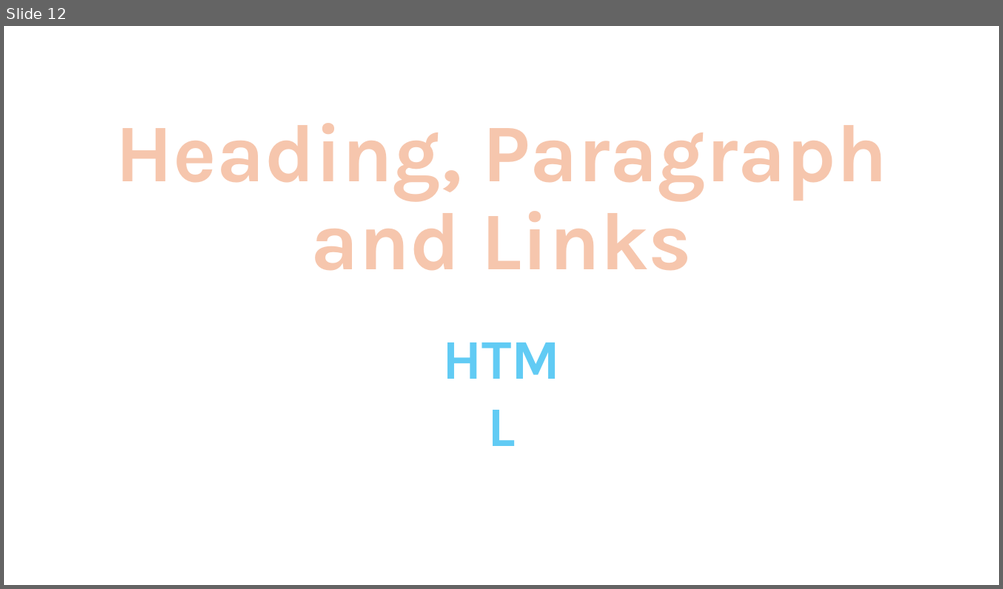
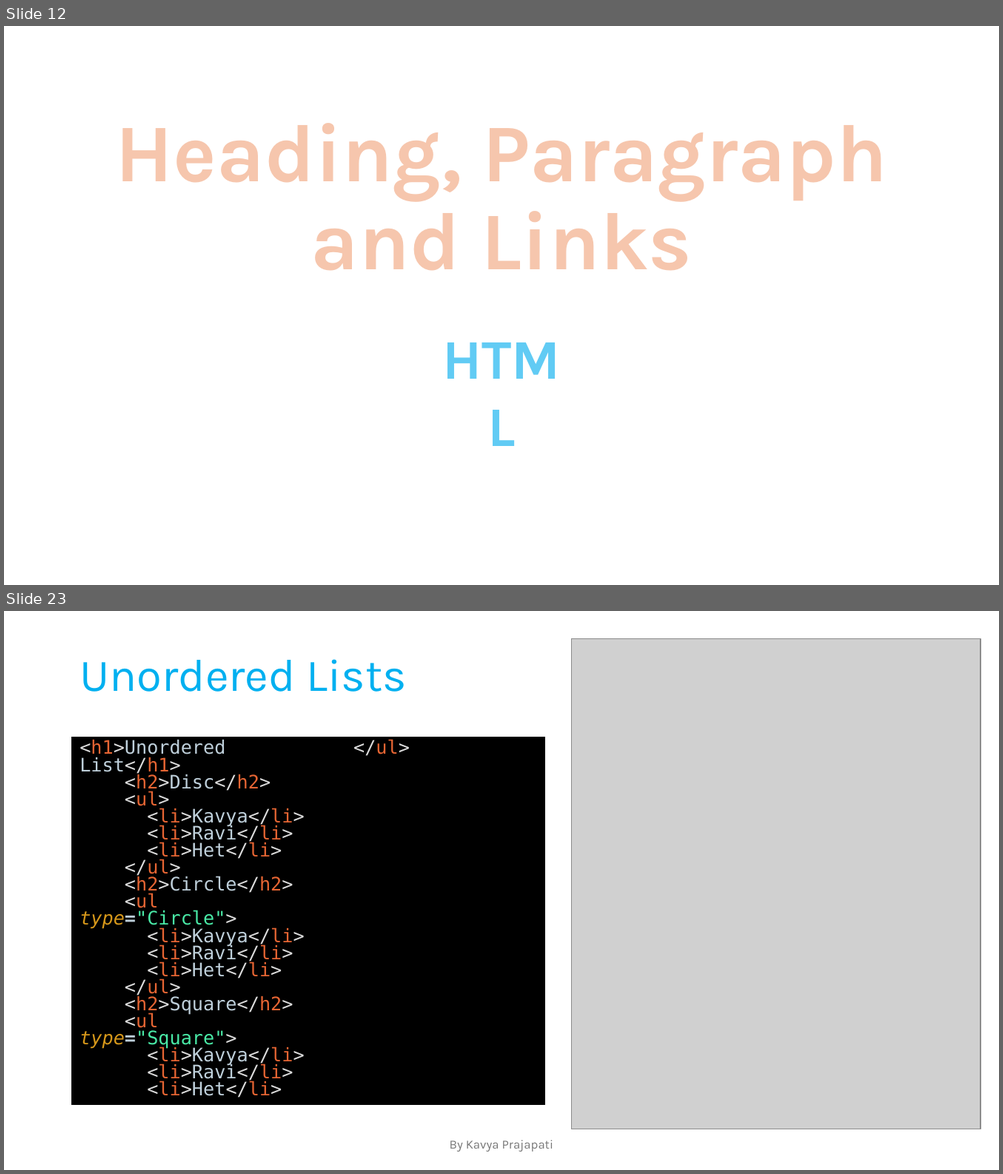
Before and after one commit to prajapati-satyam/Web-Development, a slide deck: Notes.pptx. Shown one above the other, each under a label of ours: slide 12 before the commit, slides 12 and 23 after it; the slides between them are not shown. The pictures are 1003x589 and 1003x1174 pixels, drawn with LibreOffice and Linux fonts; fonts in the diff are those of the drawing; grey boxes stand for pictures. Boxes give left, top, right and bottom in pixels: in the first picture for what was removed or moved away, otherwise in the second. Text is boxed around its words. In the diff, an @@ line names an element or a change of style, - is before the commit and + after.

```diff
--- a/Notes.pptx
+++ b/Notes.pptx
@@ slide 23 added at box(4, 611, 999, 1170), background #FFFFFF @@
@@ picture added at box(571, 638, 980, 1130) @@
@@ title added at box(79, 659, 407, 692), 44 pt, text #00B0F0 @@
+Unordered Lists
@@ rectangle added at box(73, 738, 545, 1105), fill #000000, outline #000000 1.5 pt, 18 pt, text #DCDCDC @@
+<h1>Unordered List</h1>
+<h2>Disc</h2>
+<ul>
+<li>Kavya</li>
+<li>Ravi</li>
+<li>Het</li>
+</ul>
+<h2>Circle</h2>
+<ul type="Circle">
+<li>Kavya</li>
+<li>Ravi</li>
+<li>Het</li>
+</ul>
+<h2>Square</h2>
+<ul type="Square">
+<li>Kavya</li>
+<li>Ravi</li>
+<li>Het</li>
+</ul>
@@ text added at box(449, 1140, 553, 1152), 12 pt, text #797979 @@
+By Kavya Prajapati
```
Also in this commit, not shown: 14 other slides added.
